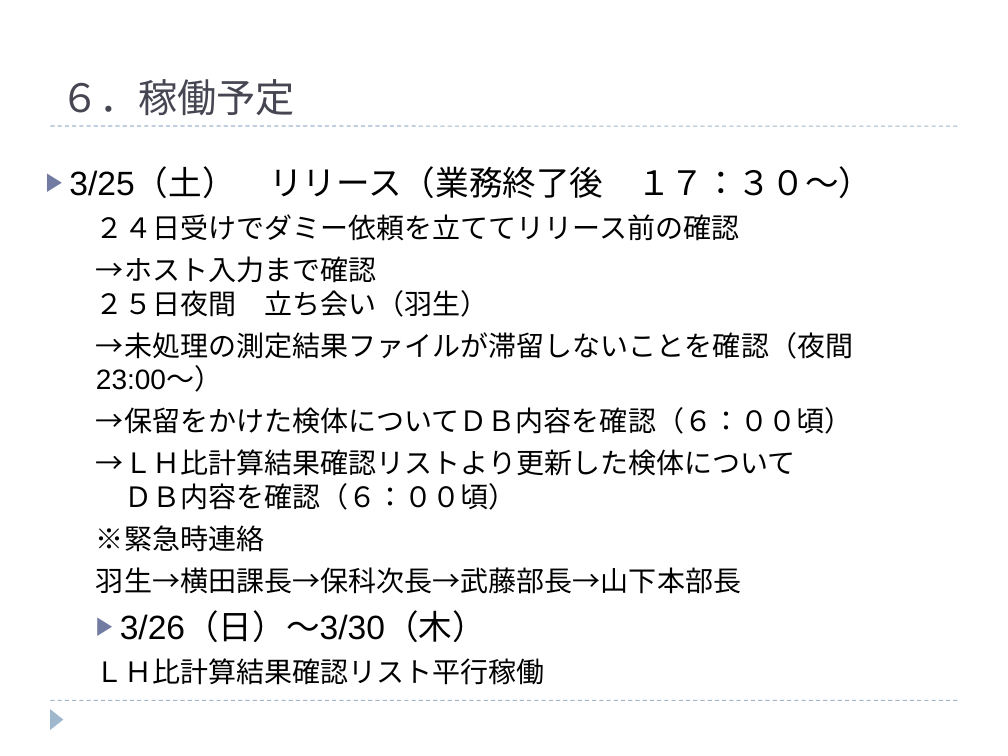
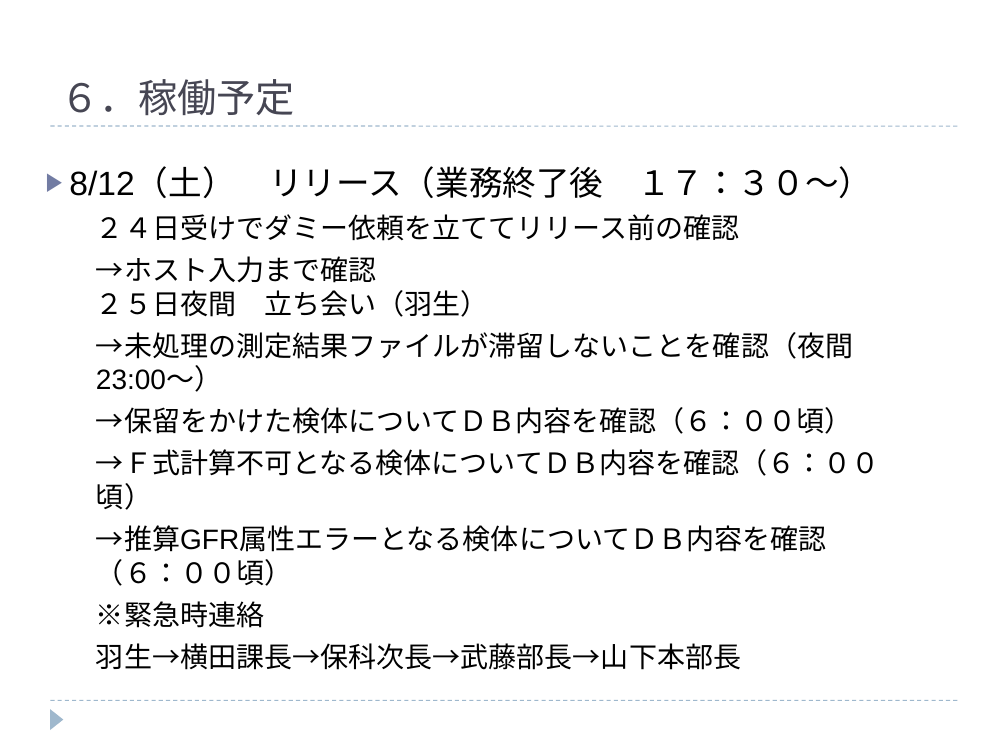
Before and after one commit to hanyutatsuya/Chemistory, a slide deck: slide 15 of 次期システム対応/レビュー2/ケミストリー次期先行対応_20230807.ppt (slide 14 before the commit). Drawn at 1008x756 pixels with LibreOffice and Linux fonts; fonts in the diff are those of the drawing. Boxes give left, top, right and bottom in pixels: in the first picture for what was removed or moved away, otherwise in the second. Text is boxed around its words. In the diff, an @@ line names an element or a change of style, - is before the commit and + after.

```diff
--- a/次期システム対応/レビュー2/ケミストリー次期先行対応_20230807.ppt
+++ b/次期システム対応/レビュー2/ケミストリー次期先行対応_20230807.ppt
@@ text at box(69, 166, 872, 198): text changed @@
-▶ 3/25（土） リリース（業務終了後 １７：３０～）
+▶ 8/12（土） リリース（業務終了後 １７：３０～）
@@ text at box(96, 449, 880, 586): text changed @@
-  →ＬＨ比計算結果確認リストより更新した検体について
-  ＤＢ内容を確認（６：００頃）
+  →Ｆ式計算不可となる検体についてＤＢ内容を確認（６：００頃）
+  →推算GFR属性エラーとなる検体についてＤＢ内容を確認（６：００頃）
@@ text at box(96, 612, 545, 685): paragraphs removed @@
-▶ 3/26（日）～3/30（木）
-  ＬＨ比計算結果確認リスト平行稼働
```
Also in this commit, not shown: 6 other slides changed, 2 slides added, 1 slide removed.
